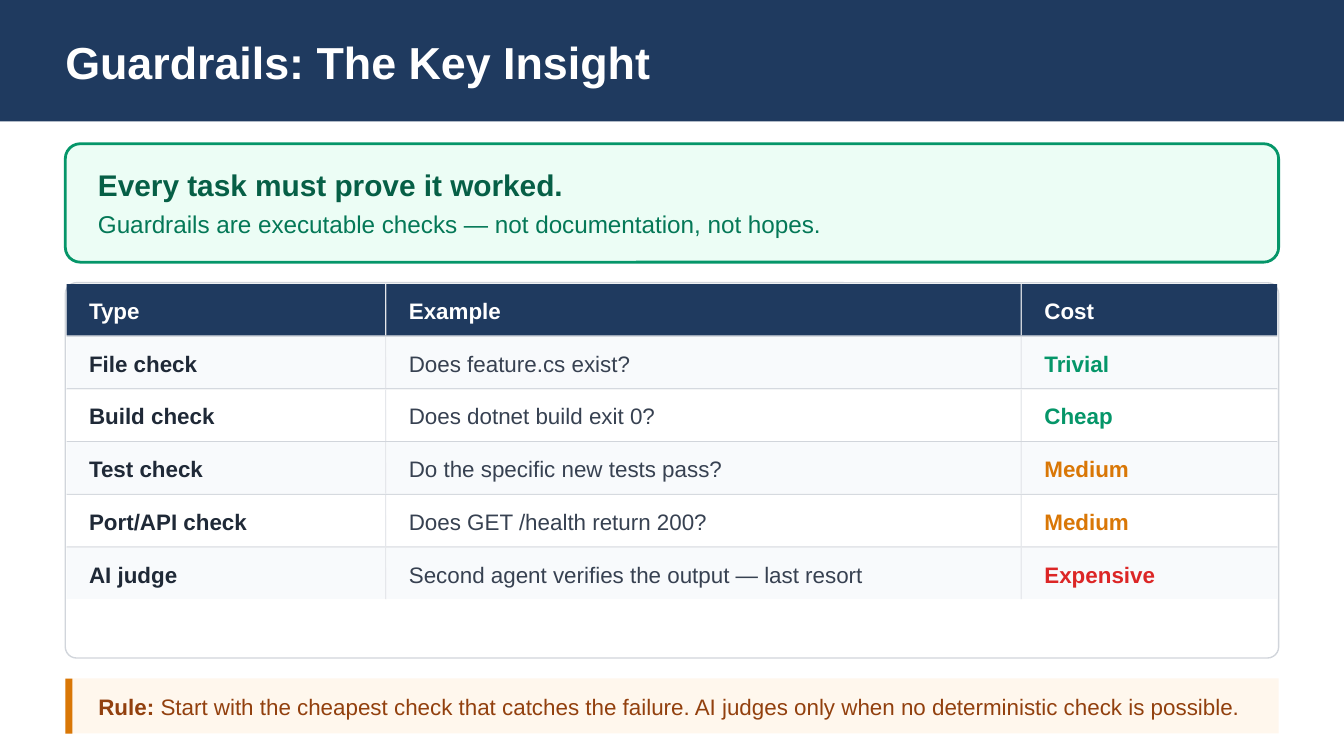
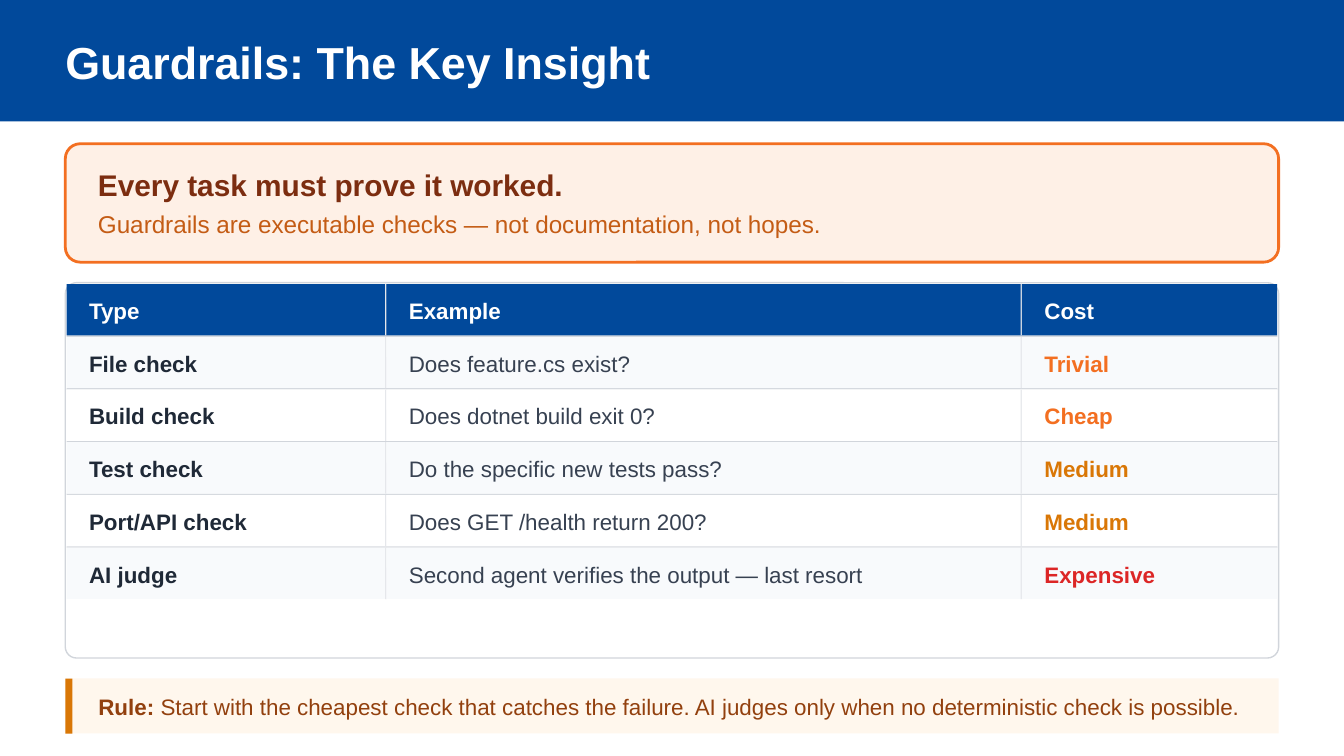
Before and after one commit to Servant-Software-LLC/Guardrails, a slide deck: slide 7 of docs/presentations/guardrails-lunch-and-learn-2026-06-15.pptx. Drawn at 1344x756 pixels with LibreOffice and Linux fonts; fonts in the diff are those of the drawing. Boxes give left, top, right and bottom in pixels: in the first picture for what was removed or moved away, otherwise in the second. Text is boxed around its words. In the diff, an @@ line names an element or a change of style, - is before the commit and + after.

```diff
--- a/docs/presentations/guardrails-lunch-and-learn-2026-06-15.pptx
+++ b/docs/presentations/guardrails-lunch-and-learn-2026-06-15.pptx
@@ rounded rectangle at box(66, 144, 1279, 262): fill #ECFDF5 to #FEF0E6; outline #059669 1.5 pt to #F36F21 1.5 pt @@
@@ text "Every task must prove it ..." at box(98, 174, 562, 202): text colour #065F46 to #7C2D10 @@
@@ text "Guardrails are executable checks — ..." at box(98, 215, 821, 238): text colour #047857 to #C45C15 @@
@@ fill #1F3A5F to #01499B in 4 elements at box(0, 0, 1344, 121), box(67, 284, 387, 335), box(387, 284, 1023, 335), box(1021, 284, 1277, 335) @@
@@ text "Trivial" at box(1044, 355, 1109, 373): text colour #059669 to #F36F21 @@
@@ text "Cheap" at box(1044, 407, 1112, 429): text colour #059669 to #F36F21 @@
```
Also in this commit, not shown: 12 other slides changed.
